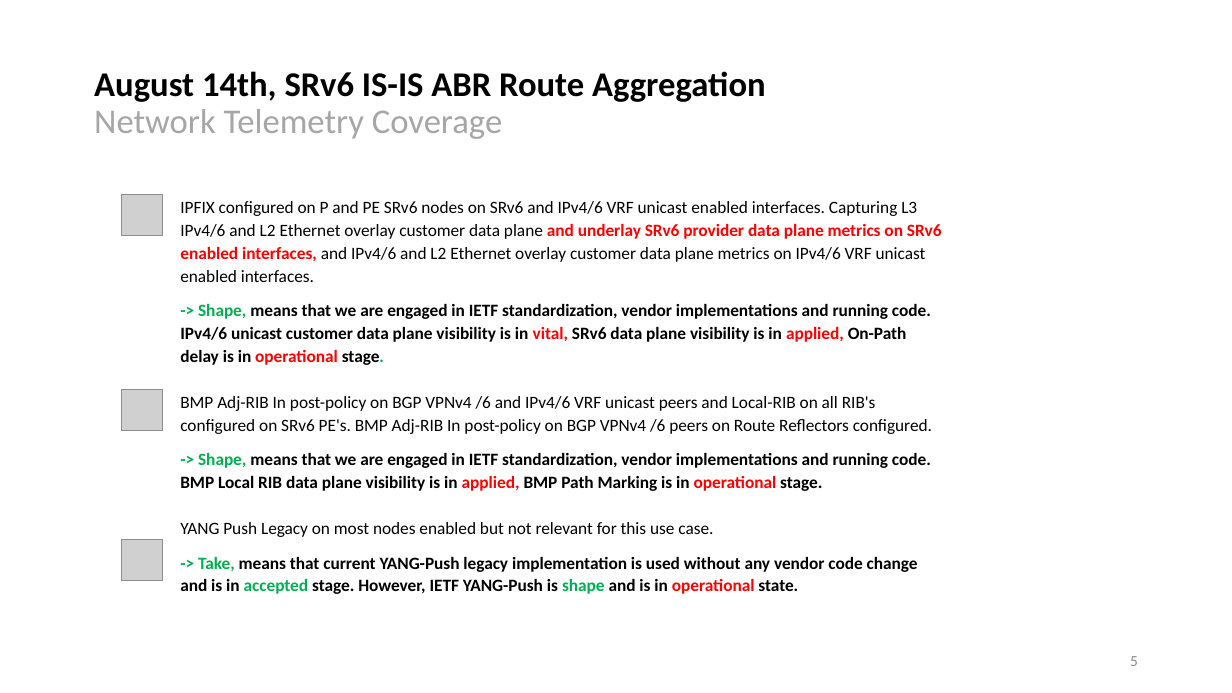
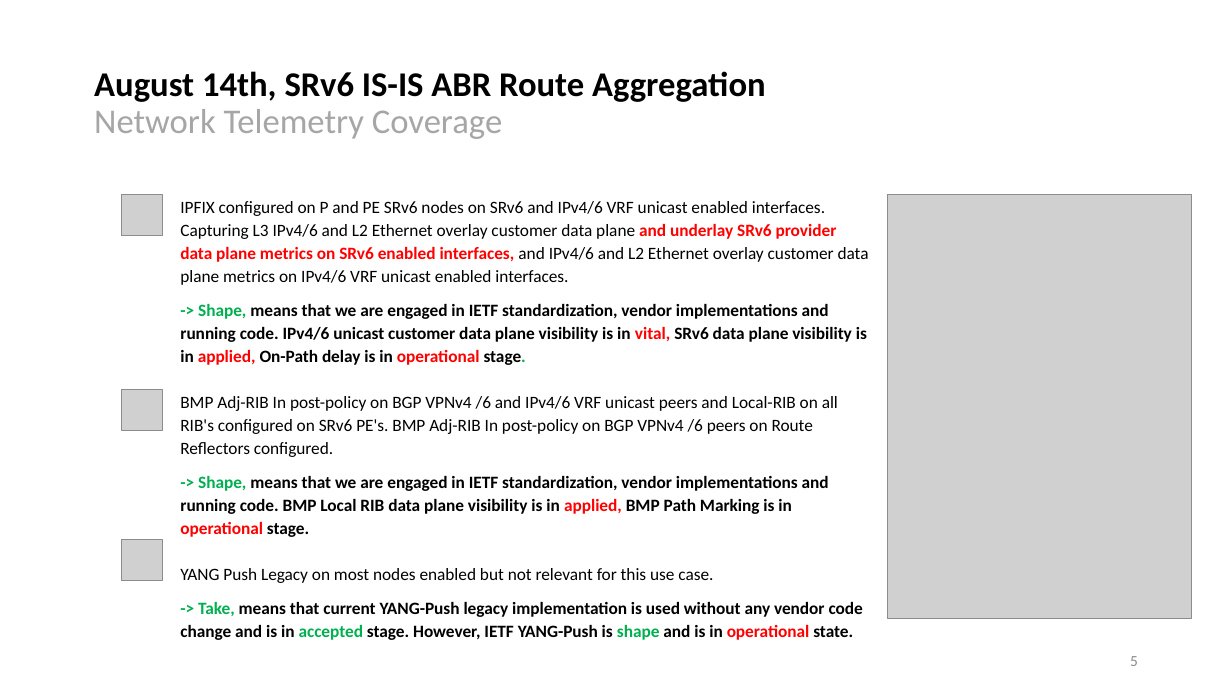
Before and after one commit to network-analytics/ietf-network-analytics-document-status, a slide deck: slide 5 of 121/NMOP/nmop-interim-swisscom-network-analytics-network-incident-postmortem.pptx. Drawn at 1232x693 pixels with LibreOffice and Linux fonts; fonts in the diff are those of the drawing; grey boxes stand for pictures. Boxes give left, top, right and bottom in pixels: in the first picture for what was removed or moved away, otherwise in the second. Text is boxed around its words. In the diff, an @@ line names an element or a change of style, - is before the commit and + after.

```diff
--- a/121/NMOP/nmop-interim-swisscom-network-analytics-network-incident-postmortem.pptx
+++ b/121/NMOP/nmop-interim-swisscom-network-analytics-network-incident-postmortem.pptx
@@ text "IPFIX configured on P and ..." rewrapped from [180, 201, 942, 594] to [180, 201, 869, 640] @@
@@ picture added at [888, 194, 1191, 619] @@
```
Also in this commit, not shown: 7 other slides changed, 3 other files.
